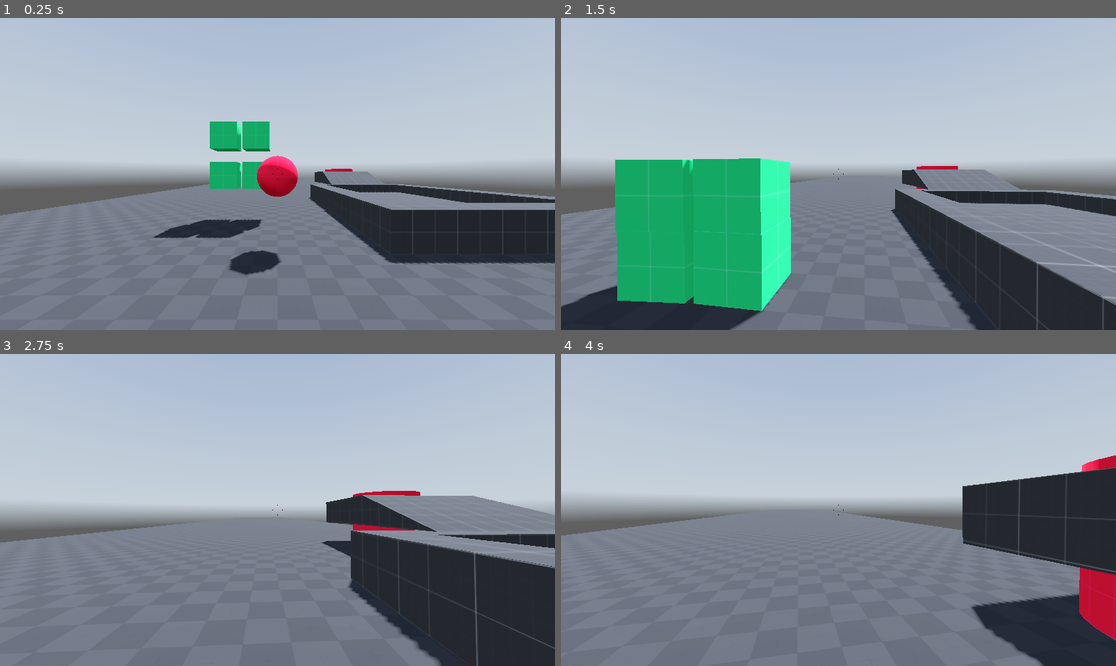
Above: before the commit, frames 1-4 (two rows, left to right).
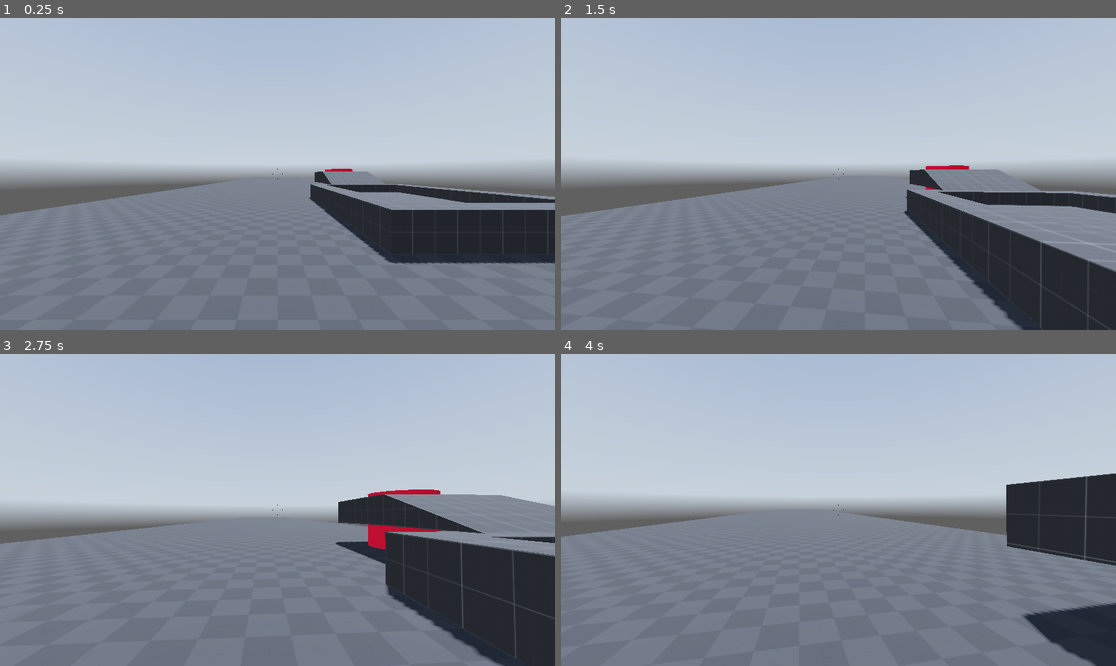
Above: after the commit, the same moments.

Repository: ackbar2603/Basic-Movement-Controller
Game: Godot game, scene res://scene/main.tscn
Two runs of this game, one before a commit and one after it. Both use one fixed random seed, a clock stepped at 60 frames per second and the inputs below. A sky picture missing from this copy of the repository is replaced by a grey-blue gradient.
Inputs (mouse positions are in pixels of both pictures, inside the frame that each line leads up to):
- Up to frame 1 (0.25 s): no input
- Up to frame 2 (1.5 s): tap Enter (ui_accept) at 0.5, 0.77 s; move the mouse to (866, 174) at 0.52 s; hold Ctrl (crouch) 0.53-1.28 s; hold W (forward) from 0.53 s (still down); move the mouse to (810, 174) at 1.27 s; tap Shift (sprint) at 1.35 s
- Up to frame 3 (2.75 s): keep holding W (forward); tap Enter (ui_accept) at 1.52 s; move the mouse to (288, 503) at 2.02 s; hold Ctrl (crouch) from 2.03 s (still down)
- Up to frame 4 (4 s): keep holding W (forward); move the mouse to (832, 516) at 2.77 s; release Ctrl (crouch) at 2.78 s; tap Shift (sprint) at 2.85 s; tap Enter (ui_accept) at 3.02, 3.77 s; move the mouse to (877, 513) at 3.52 s; hold Ctrl (crouch) from 3.53 s (still down)

The runs differ from the first frame. In frame 1, 3.8% of the frame differs, in the area x 27-54%, y 33-83%; in frame 2, 23%, in the area x 0-100%, y 44-100%; in frame 3, 6.3%; in frame 4, 6.5%.

Commit message:
Update main.tscn

Diff:
--- a/scene/main.tscn
+++ b/scene/main.tscn
@@ -1,12 +1,10 @@
-[gd_scene load_steps=19 format=3 uid="uid://bi4ohwmh1y1qn"]
+[gd_scene load_steps=11 format=3 uid="uid://bi4ohwmh1y1qn"]
 
 [ext_resource type="Texture2D" uid="uid://p0ot6sqlq7uk" path="res://resources/textures/kenny/PNG/Dark/texture_09.png" id="1_1e8sb"]
 [ext_resource type="Texture2D" uid="uid://dnkix5kwnxqc6" path="res://resources/hdris/kloofendal_48d_partly_cloudy_puresky_2k.hdr" id="2_ft0xb"]
 [ext_resource type="Material" path="res://resources/materials/graygrid_01.tres" id="2_u7l6y"]
 [ext_resource type="Texture2D" uid="uid://bexxnp7bwul11" path="res://resources/textures/kenny/PNG/Red/texture_04.png" id="3_2a86x"]
-[ext_resource type="Texture2D" uid="uid://ckord00xif820" path="res://resources/textures/kenny/PNG/Red/texture_07.png" id="6_7dpx4"]
 [ext_resource type="PackedScene" uid="uid://bj0o03e02d7o4" path="res://scene/player.tscn" id="7_vqq6m"]
-[ext_resource type="Texture2D" uid="uid://chdemw0304lk5" path="res://resources/textures/kenny/PNG/Green/texture_06.png" id="8_8rre2"]
 
 [sub_resource type="StandardMaterial3D" id="StandardMaterial3D_q8agi"]
 albedo_texture = ExtResource("1_1e8sb")
@@ -15,24 +13,6 @@
 [sub_resource type="StandardMaterial3D" id="StandardMaterial3D_qam3b"]
 albedo_texture = ExtResource("3_2a86x")
 uv1_triplanar = true
-
-[sub_resource type="StandardMaterial3D" id="StandardMaterial3D_d6y3x"]
-albedo_texture = ExtResource("6_7dpx4")
-uv1_triplanar = true
-
-[sub_resource type="SphereMesh" id="SphereMesh_715ss"]
-material = SubResource("StandardMaterial3D_d6y3x")
-
-[sub_resource type="SphereShape3D" id="SphereShape3D_ifjdq"]
-
-[sub_resource type="StandardMaterial3D" id="StandardMaterial3D_oq35q"]
-albedo_texture = ExtResource("8_8rre2")
-uv1_triplanar = true
-
-[sub_resource type="BoxMesh" id="BoxMesh_xclio"]
-material = SubResource("StandardMaterial3D_oq35q")
-
-[sub_resource type="BoxShape3D" id="BoxShape3D_cerxa"]
 
 [sub_resource type="PanoramaSkyMaterial" id="PanoramaSkyMaterial_b11i0"]
 panorama = ExtResource("2_ft0xb")
@@ -83,51 +63,6 @@
 sides = 32
 material = SubResource("StandardMaterial3D_qam3b")
 
-[node name="ball" type="RigidBody3D" parent="stage/CSGCombiner3D"]
-transform = Transform3D(1, 0, 0, 0, 1, 0, 0, 0, 1, 0, 2, -5)
-
-[node name="MeshInstance3D" type="MeshInstance3D" parent="stage/CSGCombiner3D/ball"]
-mesh = SubResource("SphereMesh_715ss")
-
-[node name="CollisionShape3D" type="CollisionShape3D" parent="stage/CSGCombiner3D/ball"]
-shape = SubResource("SphereShape3D_ifjdq")
-
-[node name="box" type="RigidBody3D" parent="stage/CSGCombiner3D"]
-transform = Transform3D(1, 0, 0, 0, 1, 0, 0, 0, 1, -2, 2, -8)
-
-[node name="MeshInstance3D" type="MeshInstance3D" parent="stage/CSGCombiner3D/box"]
-mesh = SubResource("BoxMesh_xclio")
-
-[node name="CollisionShape3D" type="CollisionShape3D" parent="stage/CSGCombiner3D/box"]
-shape = SubResource("BoxShape3D_cerxa")
-
-[node name="box2" type="RigidBody3D" parent="stage/CSGCombiner3D"]
-transform = Transform3D(1, 0, 0, 0, 1, 0, 0, 0, 1, -0.8, 2, -8)
-
-[node name="MeshInstance3D" type="MeshInstance3D" parent="stage/CSGCombiner3D/box2"]
-mesh = SubResource("BoxMesh_xclio")
-
-[node name="CollisionShape3D" type="CollisionShape3D" parent="stage/CSGCombiner3D/box2"]
-shape = SubResource("BoxShape3D_cerxa")
-
-[node name="box3" type="RigidBody3D" parent="stage/CSGCombiner3D"]
-transform = Transform3D(1, 0, 0, 0, 1, 0, 0, 0, 1, -0.8, 3.5, -8)
-
-[node name="MeshInstance3D" type="MeshInstance3D" parent="stage/CSGCombiner3D/box3"]
-mesh = SubResource("BoxMesh_xclio")
-
-[node name="CollisionShape3D" type="CollisionShape3D" parent="stage/CSGCombiner3D/box3"]
-shape = SubResource("BoxShape3D_cerxa")
-
-[node name="box4" type="RigidBody3D" parent="stage/CSGCombiner3D"]
-transform = Transform3D(1, 0, 0, 0, 1, 0, 0, 0, 1, -2, 3.5, -8)
-
-[node name="MeshInstance3D" type="MeshInstance3D" parent="stage/CSGCombiner3D/box4"]
-mesh = SubResource("BoxMesh_xclio")
-
-[node name="CollisionShape3D" type="CollisionShape3D" parent="stage/CSGCombiner3D/box4"]
-shape = SubResource("BoxShape3D_cerxa")
-
 [node name="env" type="Node3D" parent="."]
 
 [node name="WorldEnvironment" type="WorldEnvironment" parent="env"]
